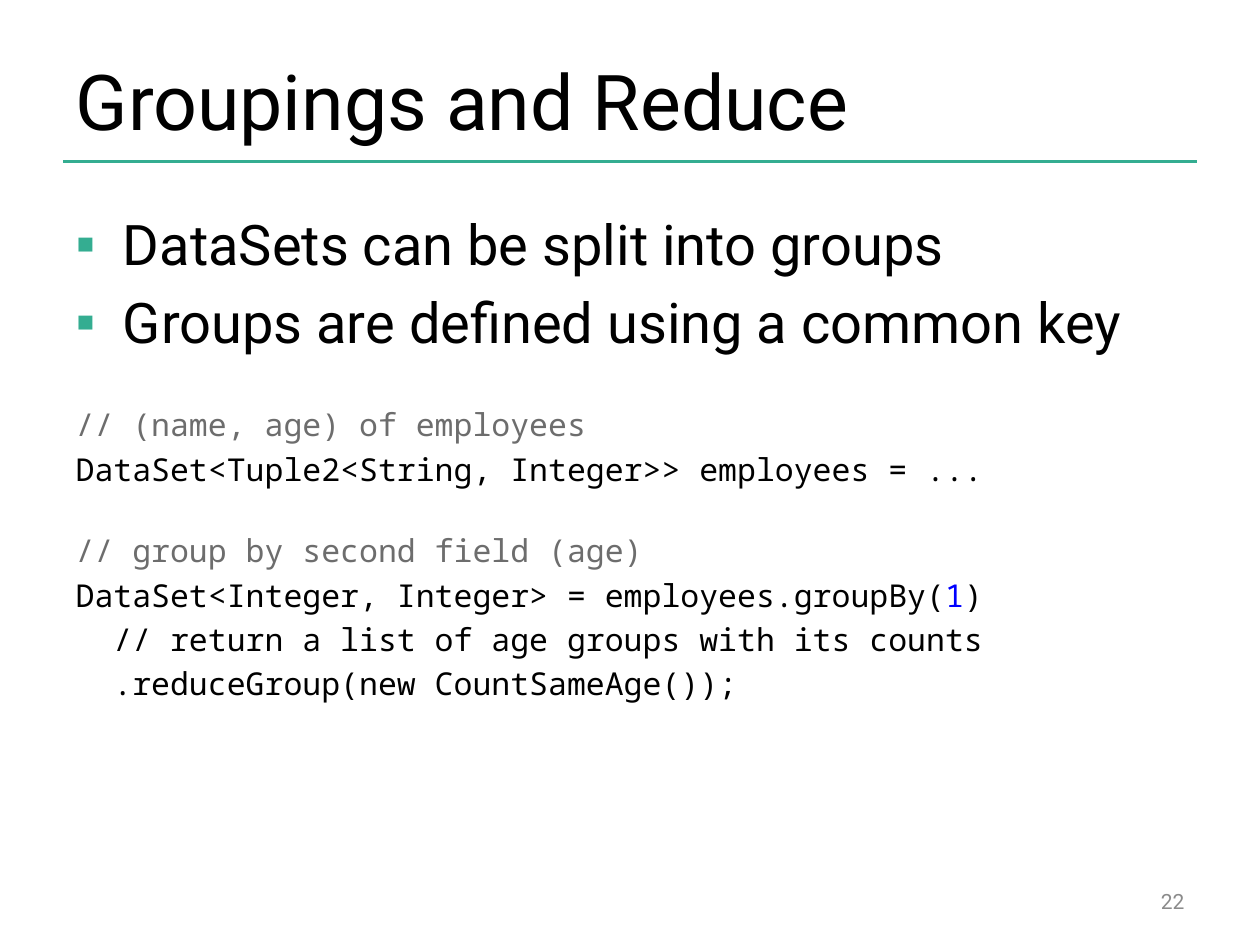
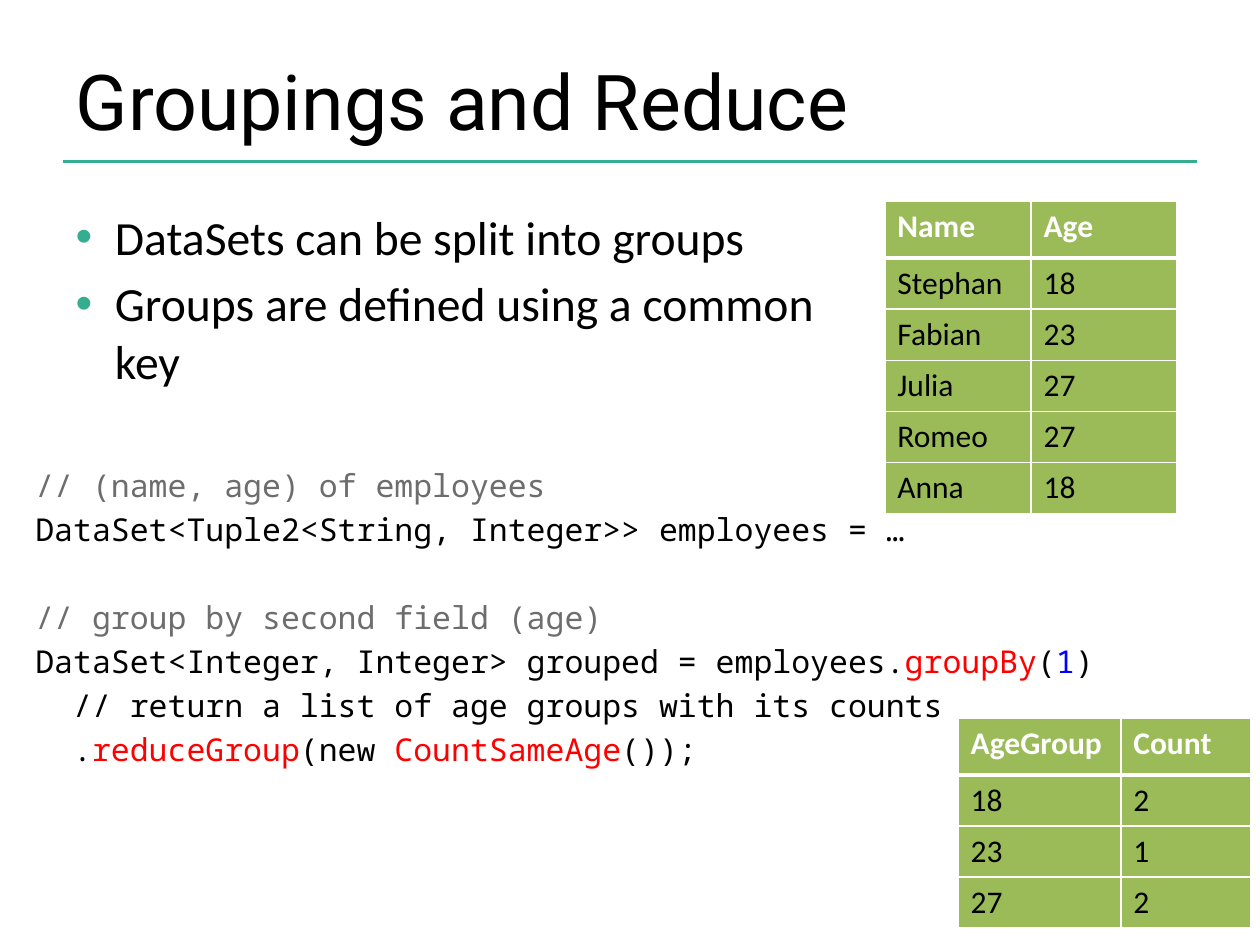
Before and after one commit to dataArtisans/flink-training-web, a slide deck: slide 25 of slides/flink_batch_basics.pptx (slide 22 before the commit). Drawn at 1260x945 pixels with LibreOffice and Linux fonts; fonts in the diff are those of the drawing; background and template pictures are left out. Boxes give left, top, right and bottom in pixels: in the first picture for what was removed or moved away, otherwise in the second. Text is boxed around its words. In the diff, an @@ line names an element or a change of style, - is before the commit and + after.

```diff
--- a/slides/flink_batch_basics.pptx
+++ b/slides/flink_batch_basics.pptx
@@ table added at bbox=[885, 202, 1177, 510], 6 rows, 2 columns @@
+Name | Age
+Stephan | 18
+Fabian | 23
+Julia | 27
+Romeo | 27
+Anna | 18
@@ text added at bbox=[115, 222, 814, 387], 27.2 pt, text #000000 @@
+• DataSets can be split into groups
+• Groups are defined using a common key
@@ text at bbox=[123, 223, 1122, 355]: paragraphs removed @@
-▪ DataSets can be split into groups
-▪ Groups are defined using a common key
@@ text "// (name, age) of employees": place and size @@
-text "// (name, age) of employees" at bbox=[76, 223, 1122, 703]
+text "// (name, age) of employees" at bbox=[35, 473, 1094, 769]
@@ text at bbox=[35, 517, 829, 549]: text changed @@
-DataSet<Tuple2<String, Integer>> employees = ...
+DataSet<Tuple2<String, Integer>> employees = …
@@ text at bbox=[35, 649, 1094, 681]: text changed @@
-DataSet<Integer, Integer> = employees.groupBy(1)
+DataSet<Integer, Integer> grouped = employees.groupBy(1)
@@ table added at bbox=[958, 718, 1250, 926], 4 rows, 2 columns @@
+AgeGroup | Count
+18 | 2
+23 | 1
+27 | 2
@@ text at bbox=[73, 737, 696, 769]: text colour #000000 to #FF0000 in ".reduceGroup(new CountSameAge());" @@
@@ page number at bbox=[1161, 894, 1185, 909]: text changed @@
-22
+25
```
Also in this commit, not shown: 12 other slides changed, 8 slides added, 5 slides removed.
